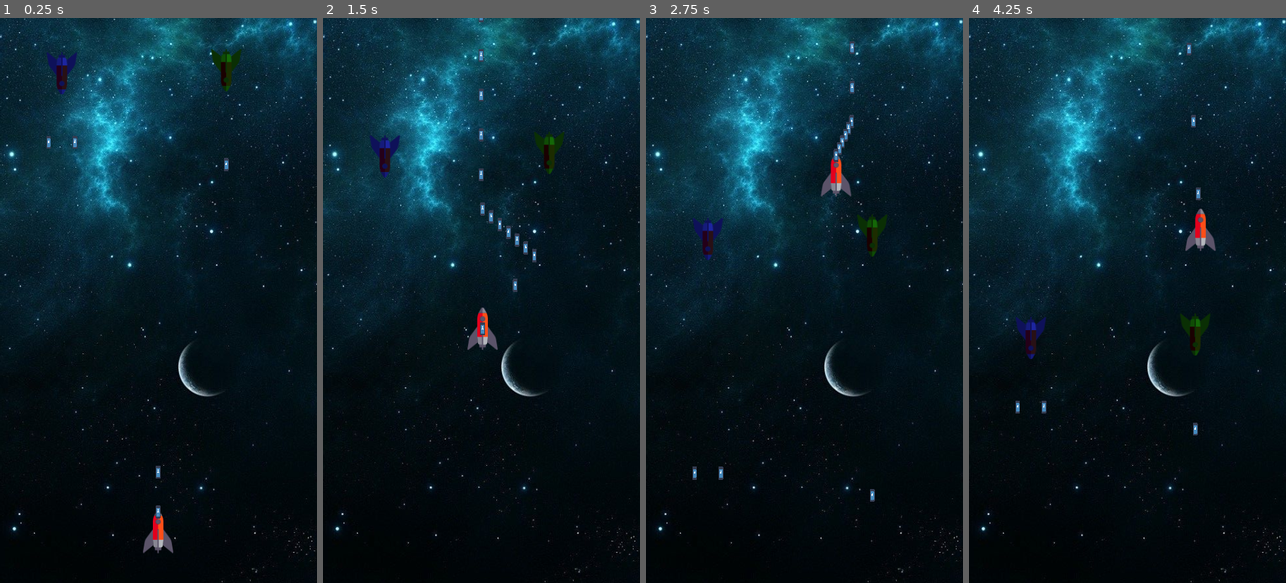
Above: before the commit, frames 1-4 (left to right).
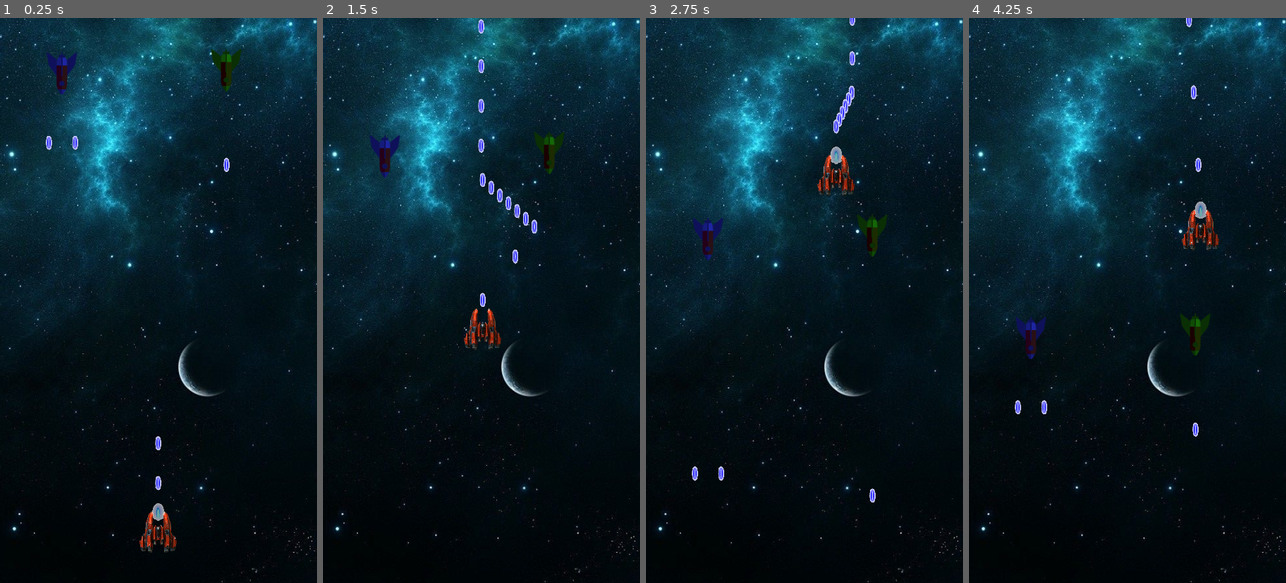
Above: after the commit, the same moments.

Repository: lucaspsantana/plutao
Game: Godot game, scene res://src/Levels/Main.tscn
Two runs of this game, one before a commit and one after it. Both use one fixed random seed, a clock stepped at 60 frames per second and the inputs below. Before the commit the project starts from res://src/Main.tscn. The engine's default icon, where the game draws it, is replaced by a stand-in: a white triangle on a blue panel in a dark square.
Inputs (mouse positions are in pixels of both pictures, inside the frame that each line leads up to):
- Up to frame 1 (0.25 s): no input
- Up to frame 2 (1.5 s): move the mouse to (551, 272) at 0.52 s; click (551, 272) at 0.67 s; drag from (418, 328) to (532, 345) at 1.27 s
- Up to frame 3 (2.75 s): move the mouse to (836, 176) at 2.02 s; click (836, 176) at 2.17 s
- Up to frame 4 (4.25 s): drag from (1111, 413) to (1175, 40) at 2.77 s; move the mouse to (1222, 385) at 3.52 s; click (1222, 385) at 3.67 s

The runs differ from the first frame. In frame 1, 0.9% of the frame differs, in the area x 14-73%, y 20-95%; in frame 2, 1.5%, in the area x 44-68%, y 0-59%; in frame 3, 1.2%; in frame 4, 1.0%.

Commit message:
shoot animation and spaceship sprite

Diff:
--- a/project.godot
+++ b/project.godot
@@ -21,7 +21,7 @@
 [application]
 
 config/name="Plutao"
-run/main_scene="res://src/Main.tscn"
+run/main_scene="res://src/Levels/Main.tscn"
 config/icon="res://icon.png"
 
 [display]
--- a/src/Actors/Enemy.gd
+++ b/src/Actors/Enemy.gd
@@ -30,7 +30,7 @@
 		cd = attack_speed
 
 func Shoot(Gun_Global_Position):
-	var bullet = load("res://src/Bullet.tscn").instance()
+	var bullet = load("res://src/Objects/Bullet.tscn").instance()
 	bullet.start(Gun_Global_Position, 1, self)
 	get_parent().add_child(bullet)
 
--- a/src/Player.gd
+++ b/src/Actors/Player.gd
@@ -3,6 +3,7 @@
 export var speed: = 500
 signal hit
 var target: = Vector2()
+onready var anim_Player: AnimationPlayer = get_node("ShootAnimation")
 
 var screen_size
 
@@ -42,12 +43,13 @@
 		$CollisionShape2D.set_deferred("disabled", true)
 		$EnemyDetector/CollisionShape2D.set_deferred("disabled", true)
 		print(body.name)
-		hide()
+		queue_free()
 
 func shoot():
-	var bullet: = preload("res://src/Bullet.tscn")
+	anim_Player.play("shoot")
+	var bullet: = preload("res://src/Objects/Bullet.tscn")
 	var bulletNode: = bullet.instance()
-	bulletNode.start(global_position, -1, self)
+	bulletNode.start($BulletPosition.global_position, -1, self)
 	get_parent().add_child(bulletNode)
 
 func limit_shoots():
--- /dev/null
+++ b/src/Actors/Player.tscn
@@ -0,0 +1,104 @@
+[gd_scene load_steps=12 format=2]
+
+[ext_resource path="res://src/Actors/Player.gd" type="Script" id=1]
+[ext_resource path="res://assets/player/rocket-ship.png" type="Texture" id=2]
+[ext_resource path="res://assets/fire3.png" type="Texture" id=3]
+[ext_resource path="res://assets/fire1.png" type="Texture" id=4]
+[ext_resource path="res://assets/fire4.png" type="Texture" id=5]
+[ext_resource path="res://assets/fire2.png" type="Texture" id=6]
+[ext_resource path="res://assets/player/spaceShip2spaceShip2.png" type="Texture" id=7]
+[ext_resource path="res://assets/player/spaceShip.png" type="Texture" id=8]
+
+[sub_resource type="RectangleShape2D" id=6]
+extents = Vector2( 18.2063, 21.7617 )
+
+[sub_resource type="RectangleShape2D" id=5]
+extents = Vector2( 17.9414, 23.541 )
+
+[sub_resource type="Animation" id=3]
+resource_name = "shoot"
+length = 0.4
+tracks/0/type = "value"
+tracks/0/path = NodePath("fire:texture")
+tracks/0/interp = 1
+tracks/0/loop_wrap = true
+tracks/0/imported = false
+tracks/0/enabled = true
+tracks/0/keys = {
+"times": PoolRealArray( 0, 0.1, 0.2, 0.3 ),
+"transitions": PoolRealArray( 1, 1, 1, 1 ),
+"update": 1,
+"values": [ ExtResource( 4 ), ExtResource( 6 ), ExtResource( 3 ), ExtResource( 5 ) ]
+}
+tracks/1/type = "value"
+tracks/1/path = NodePath("fire:scale")
+tracks/1/interp = 1
+tracks/1/loop_wrap = true
+tracks/1/imported = false
+tracks/1/enabled = true
+tracks/1/keys = {
+"times": PoolRealArray( 0.1 ),
+"transitions": PoolRealArray( 1 ),
+"update": 0,
+"values": [ Vector2( 0.1, 0.1 ) ]
+}
+tracks/2/type = "value"
+tracks/2/path = NodePath("fire:self_modulate")
+tracks/2/interp = 1
+tracks/2/loop_wrap = true
+tracks/2/imported = false
+tracks/2/enabled = true
+tracks/2/keys = {
+"times": PoolRealArray( 0, 0.4 ),
+"transitions": PoolRealArray( 1, 1 ),
+"update": 0,
+"values": [ Color( 1, 1, 1, 1 ), Color( 1, 1, 1, 0 ) ]
+}
+
+[node name="Player" type="KinematicBody2D"]
+position = Vector2( 100, 300 )
+collision_mask = 14
+script = ExtResource( 1 )
+__meta__ = {
+"_edit_horizontal_guides_": [ 267.296, 330.701 ],
+"_edit_vertical_guides_": [ 123.898, 77.179 ]
+}
+
+[node name="ship" type="Sprite" parent="."]
+visible = false
+texture = ExtResource( 2 )
+
+[node name="spaceShip2" type="Sprite" parent="."]
+scale = Vector2( 0.226641, 0.230275 )
+texture = ExtResource( 7 )
+
+[node name="fire" type="Sprite" parent="."]
+position = Vector2( 0.227417, -30.0178 )
+scale = Vector2( 0.1, 0.1 )
+texture = ExtResource( 4 )
+
+[node name="CollisionShape2D" type="CollisionShape2D" parent="."]
+shape = SubResource( 6 )
+
+[node name="EnemyDetector" type="Area2D" parent="."]
+collision_layer = 0
+collision_mask = 14
+
+[node name="CollisionShape2D" type="CollisionShape2D" parent="EnemyDetector"]
+shape = SubResource( 5 )
+
+[node name="BulletPosition" type="Position2D" parent="."]
+position = Vector2( -0.303962, -44.1591 )
+
+[node name="Timer" type="Timer" parent="."]
+wait_time = 0.1
+
+[node name="ShootAnimation" type="AnimationPlayer" parent="."]
+anims/shoot = SubResource( 3 )
+
+[node name="spaceShip" type="Sprite" parent="."]
+visible = false
+scale = Vector2( 0.135746, 0.11585 )
+texture = ExtResource( 8 )
+[connection signal="body_entered" from="EnemyDetector" to="." method="_on_EnemyDetector_body_entered"]
+[connection signal="timeout" from="Timer" to="." method="_on_Timer_timeout"]
--- a/src/Main.tscn
+++ b/src/Levels/Main.tscn
@@ -1,13 +1,13 @@
 [gd_scene load_steps=6 format=2]
 
-[ext_resource path="res://src/Player.tscn" type="PackedScene" id=1]
-[ext_resource path="res://src/Main.gd" type="Script" id=2]
-[ext_resource path="res://assets/space.jpg" type="Texture" id=3]
-[ext_resource path="res://src/Actors/Enemy1.tscn" type="PackedScene" id=4]
-[ext_resource path="res://src/Actors/Enemy2.tscn" type="PackedScene" id=5]
+[ext_resource path="res://src/Actors/Player.tscn" type="PackedScene" id=1]
+[ext_resource path="res://src/Actors/Enemy1.tscn" type="PackedScene" id=2]
+[ext_resource path="res://src/Actors/Enemy2.tscn" type="PackedScene" id=3]
+[ext_resource path="res://src/Levels/Main.gd" type="Script" id=4]
+[ext_resource path="res://assets/space.jpg" type="Texture" id=5]
 
 [node name="Main" type="Node"]
-script = ExtResource( 2 )
+script = ExtResource( 4 )
 
 [node name="MobTimer" type="Timer" parent="."]
 wait_time = 0.5
--- a/src/Bullet.tscn
+++ b/src/Objects/Bullet.tscn
@@ -1,7 +1,7 @@
 [gd_scene load_steps=4 format=2]
 
-[ext_resource path="res://icon.png" type="Texture" id=1]
-[ext_resource path="res://src/Bullet.gd" type="Script" id=2]
+[ext_resource path="res://src/Objects/Bullet.gd" type="Script" id=1]
+[ext_resource path="res://assets/bullet.png" type="Texture" id=2]
 
 [sub_resource type="CapsuleShape2D" id=1]
 radius = 2.70385
@@ -10,14 +10,19 @@
 [node name="Bullet" type="Area2D" groups=[
 "bullet",
 ]]
-position = Vector2( 226.795, 418.366 )
+position = Vector2( 226.461, 417.198 )
 collision_layer = 4
 collision_mask = 11
-script = ExtResource( 2 )
+script = ExtResource( 1 )
+__meta__ = {
+"_edit_horizontal_guides_": [ 406.71, 428.784 ],
+"_edit_vertical_guides_": [ 222.269, 231.308 ]
+}
 
 [node name="icon" type="Sprite" parent="."]
-scale = Vector2( 0.114736, 0.305546 )
-texture = ExtResource( 1 )
+position = Vector2( 0.435568, 0.460309 )
+scale = Vector2( 0.167811, 0.214644 )
+texture = ExtResource( 2 )
 
 [node name="CollisionShape2D" type="CollisionShape2D" parent="."]
 shape = SubResource( 1 )
--- a/src/Player.tscn
+++ /dev/null
@@ -1,37 +0,0 @@
-[gd_scene load_steps=5 format=2]
-
-[ext_resource path="res://assets/player/rocket-ship.png" type="Texture" id=1]
-[ext_resource path="res://src/Player.gd" type="Script" id=2]
-
-[sub_resource type="CapsuleShape2D" id=1]
-height = 29.5431
-
-[sub_resource type="CapsuleShape2D" id=2]
-
-[node name="Player" type="KinematicBody2D"]
-position = Vector2( 100, 300 )
-collision_mask = 14
-script = ExtResource( 2 )
-
-[node name="ship" type="Sprite" parent="."]
-texture = ExtResource( 1 )
-
-[node name="CollisionShape2D" type="CollisionShape2D" parent="."]
-shape = SubResource( 1 )
-
-[node name="EnemyDetector" type="Area2D" parent="."]
-collision_layer = 0
-collision_mask = 14
-
-[node name="CollisionShape2D" type="CollisionShape2D" parent="EnemyDetector"]
-shape = SubResource( 2 )
-
-[node name="BulletPosition" type="Position2D" parent="."]
-position = Vector2( 0.116959, -41.5085 )
-
-[node name="Timer" type="Timer" parent="."]
-wait_time = 0.1
-
-[node name="Camera2D" type="Camera2D" parent="."]
-[connection signal="body_entered" from="EnemyDetector" to="." method="_on_EnemyDetector_body_entered"]
-[connection signal="timeout" from="Timer" to="." method="_on_Timer_timeout"]
Binary file added: assets/bullet.png
Binary file added: assets/fire1.png
Not shown, added: assets/fire1.png.import
Binary file added: assets/fire2.png
Not shown, added: assets/fire2.png.import
Binary file added: assets/fire3.png
Not shown, added: assets/fire3.png.import
Binary file added: assets/fire4.png
Not shown, added: assets/fire4.png.import
Binary file added: assets/player/spaceShip.png
Not shown, added: assets/player/spaceShip.png.import
Binary file added: assets/player/spaceShip2spaceShip2.png
(and 4 more such lines)
